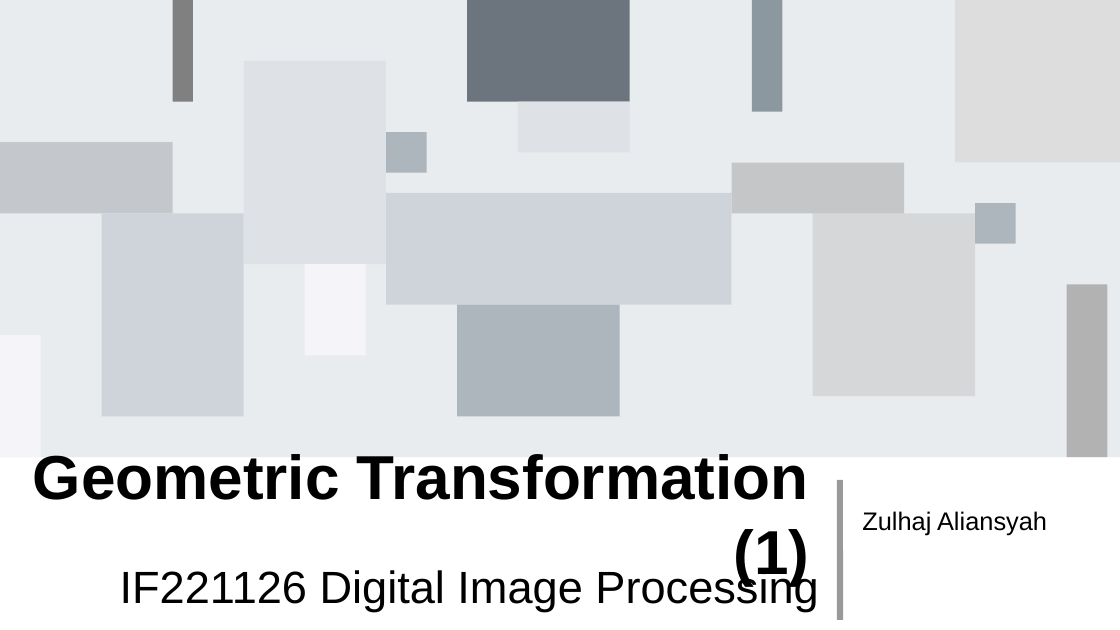
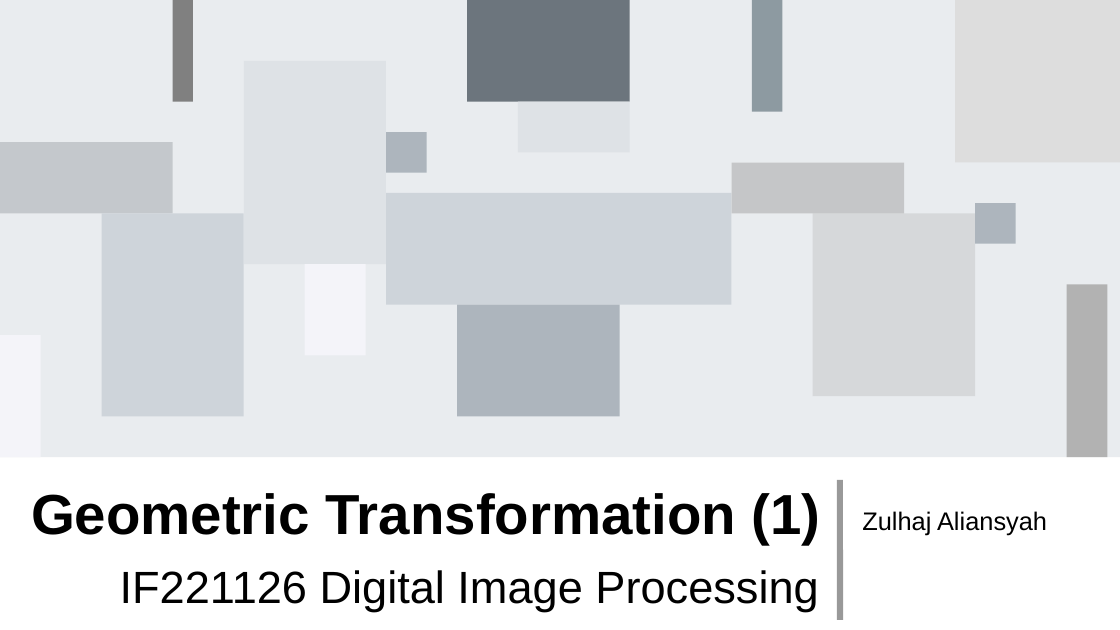
Before and after one commit to jendralhxr/imgproccompvis, a slide deck: slide 1 of geometrictransform.odp. Drawn at 1120x630 pixels with LibreOffice and Linux fonts; fonts in the diff are those of the drawing. Boxes give left, top, right and bottom in pixels: in the first picture for what was removed or moved away, otherwise in the second. Text is boxed around its words. In the diff, an @@ line names an element or a change of style, - is before the commit and + after.

```diff
--- a/geometrictransform.odp
+++ b/geometrictransform.odp
@@ title "Geometric Transformation (1)" moved from (x1=33, y1=454, x2=810, y2=585) to (x1=31, y1=493, x2=821, y2=545) @@
@@ title "Geometric Transformation (1)" at (x1=31, y1=493, x2=821, y2=545): size 44 to 40 pt @@
```
Also in this commit, not shown: 7 other slides changed, 1 slide added, 1 other file.
